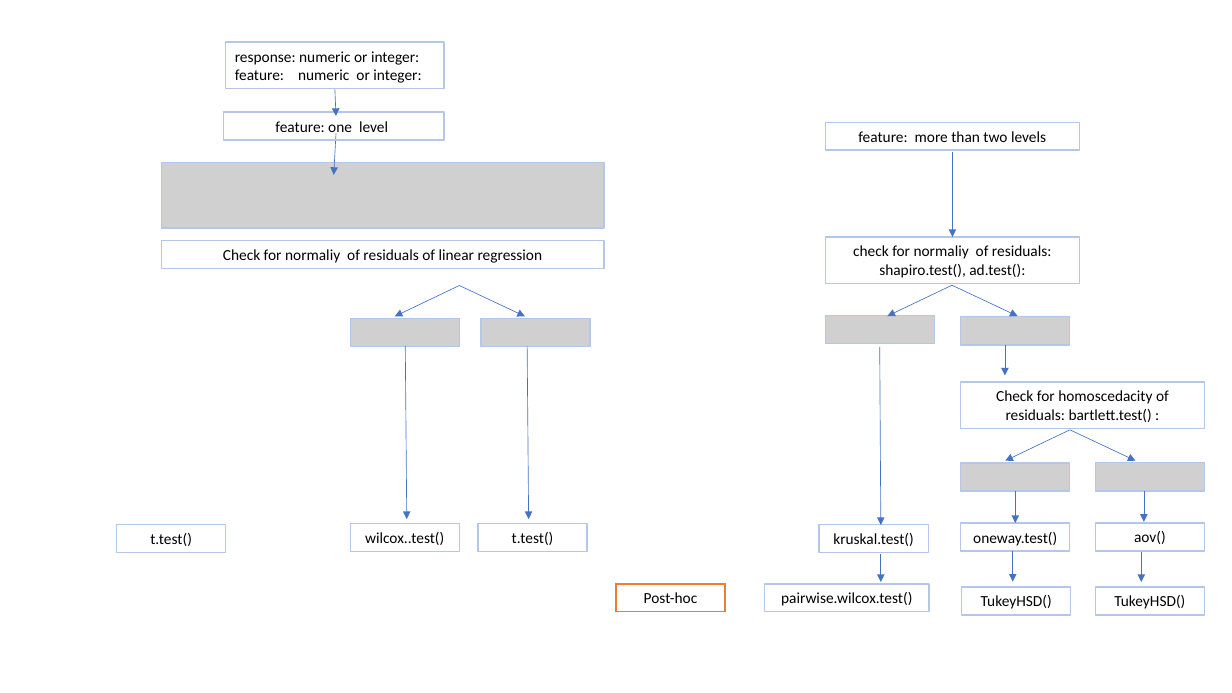
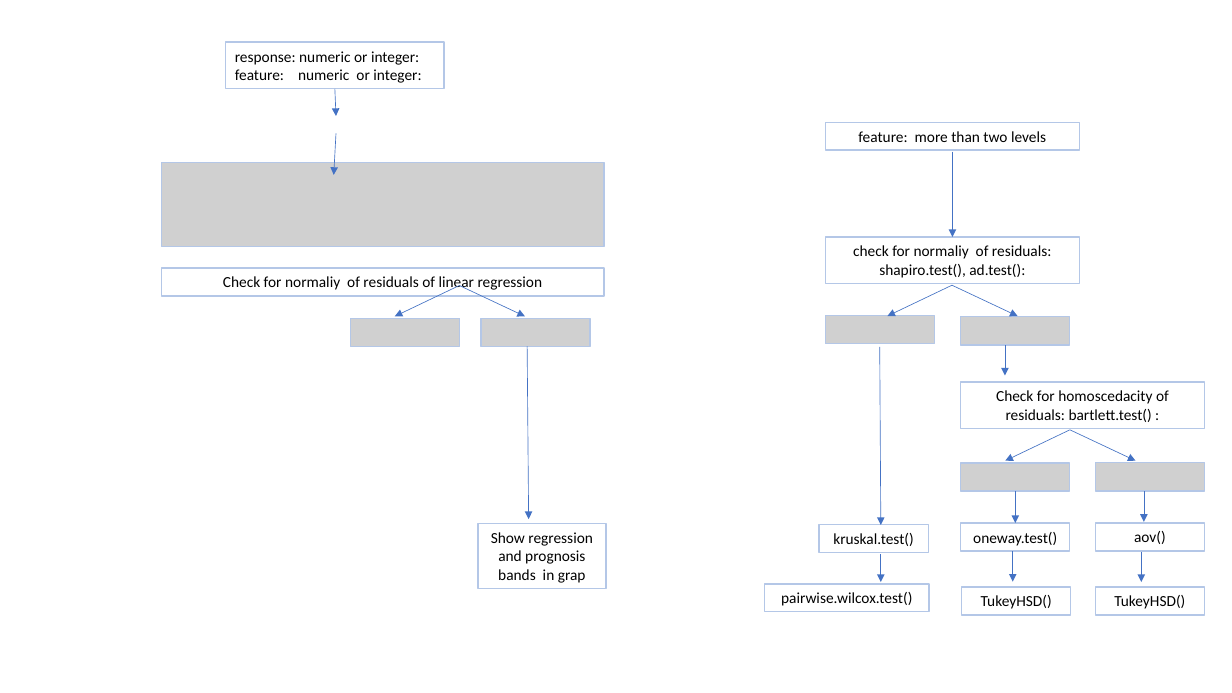
Before and after one commit to shhschilling/visStatistics, a slide deck: slide 2 of vignettes/figures/decision_tree.pptx (slide 3 before the commit). Drawn at 1232x693 pixels with LibreOffice and Linux fonts; fonts in the diff are those of the drawing; grey boxes stand for pictures. Boxes give left, top, right and bottom in pixels: in the first picture for what was removed or moved away, otherwise in the second. Text is boxed around its words. In the diff, an @@ line names an element or a change of style, - is before the commit and + after.

```diff
--- a/vignettes/figures/decision_tree.pptx
+++ b/vignettes/figures/decision_tree.pptx
@@ rectangle removed at <box>224,112,445,140</box> @@
-feature: one level
@@ picture: place and size @@
-picture at <box>162,163,604,228</box>
+picture at <box>162,163,604,247</box>
@@ rectangle "Check for normaliy of residuals ...": place and size @@
-rectangle "Check for normaliy of residuals ..." at <box>162,240,604,268</box>
+rectangle "Check for normaliy of residuals ..." at <box>162,268,604,296</box>
@@ arrow removed from (406, 347) to (407, 519) @@
@@ rectangle removed at <box>116,524,226,552</box> @@
-t.test()
@@ rectangle removed at <box>350,524,459,552</box> @@
-wilcox..test()
@@ rectangle "Show regression and prognosis bands ...": place and size @@
-rectangle "Show regression and prognosis bands ..." at <box>478,524,587,552</box>
+rectangle "Show regression and prognosis bands ..." at <box>478,524,605,590</box>
@@ text in rectangle at <box>491,532,593,583</box>: text changed @@
-t.test()
+Show regression and prognosis bands in grap
@@ rectangle removed at <box>616,584,726,612</box> @@
-Post-hoc
```
Also in this commit, not shown: 1 other slide changed, 1 slide added, 1 slide removed, 8 other files.
